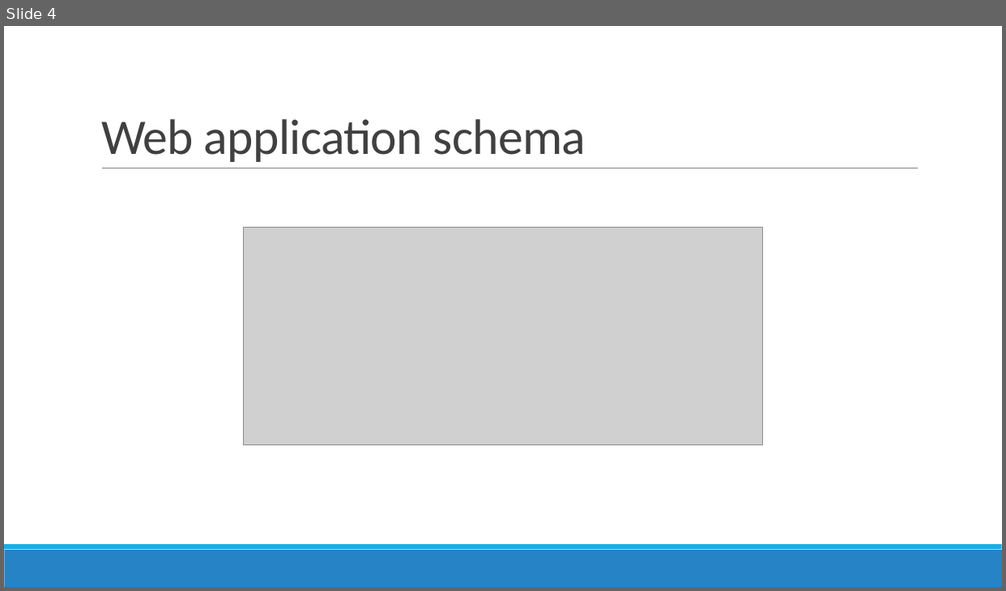
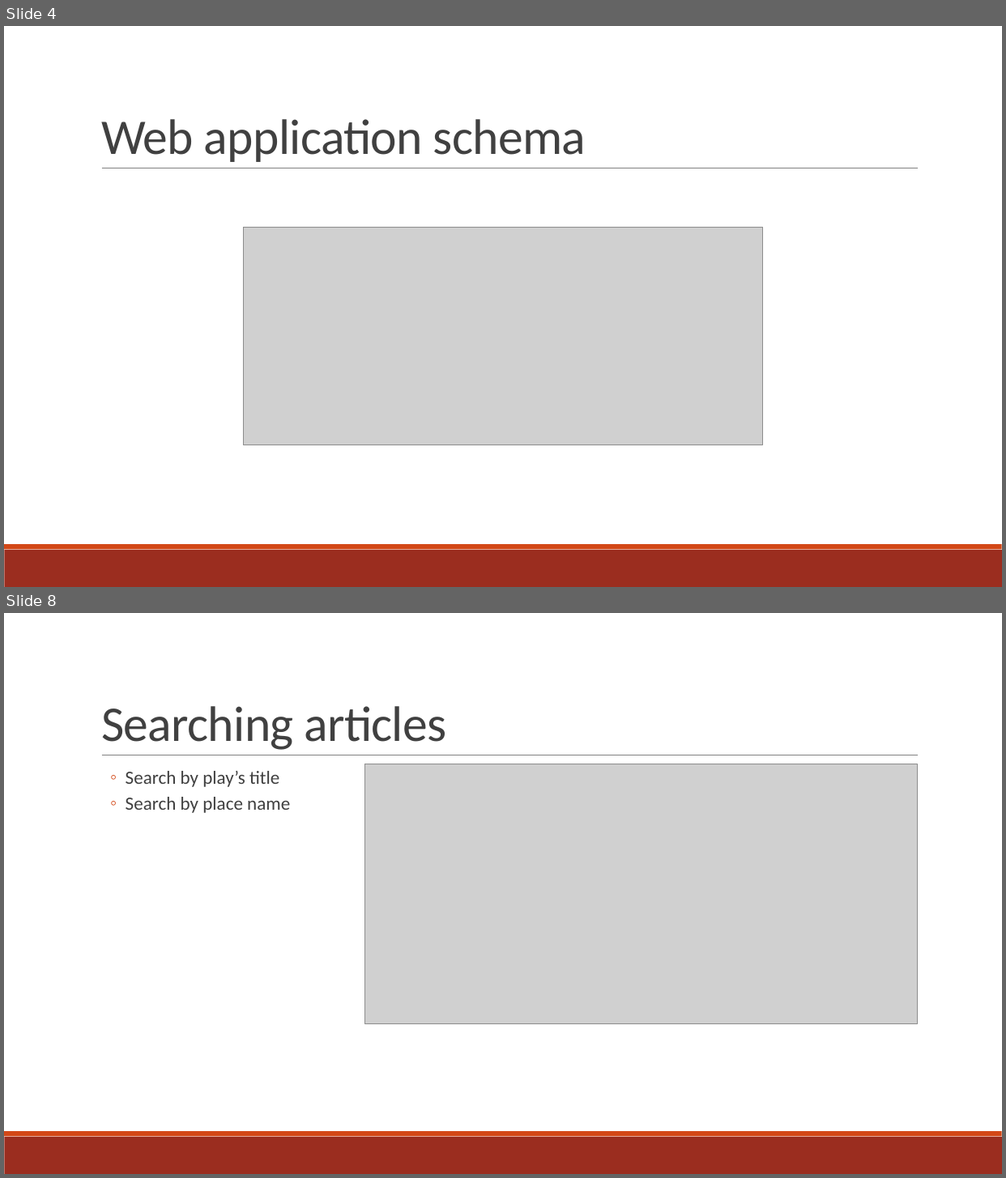
Before and after one commit to Fix-22/5C_AvvedutoCecireCinquetti_POI, a slide deck: docs/slides/Shakespeare_s Places.pptx. Shown one above the other, each under a label of ours: slide 4 before the commit, slides 4 and 8 after it; the slides between them are not shown. The pictures are 1006x591 and 1006x1178 pixels, drawn with LibreOffice and Linux fonts; fonts in the diff are those of the drawing; grey boxes stand for pictures. Boxes give left, top, right and bottom in pixels: in the first picture for what was removed or moved away, otherwise in the second. Text is boxed around its words. In the diff, an @@ line names an element or a change of style, - is before the commit and + after.

```diff
--- a/docs/slides/Shakespeare_s Places.pptx
+++ b/docs/slides/Shakespeare_s Places.pptx
@@ slide 8 added at bbox=[4, 613, 1002, 1174], background #FFFFFF; not listed: 3 template elements that a slide beside it also shows @@
@@ title added at bbox=[101, 706, 446, 750], 48 pt, text #404040 @@
+Searching articles
@@ text added at bbox=[126, 771, 290, 813], 18 pt, text #404040 @@
+  ◦ Search by play’s title
+  ◦ Search by place name
@@ picture added at bbox=[364, 764, 918, 1024] @@
@@ slide 4 changed as well @@
@@ rectangle at bbox=[4, 550, 1002, 587]: fill #2683C6 to #9B2D1F @@
@@ rectangle at bbox=[4, 544, 1002, 550]: fill #1CADE4 to #D34817 @@
```
Also in this commit, not shown: 3 other slides changed, 6 other slides added, 8 slides removed, 1 other file.
